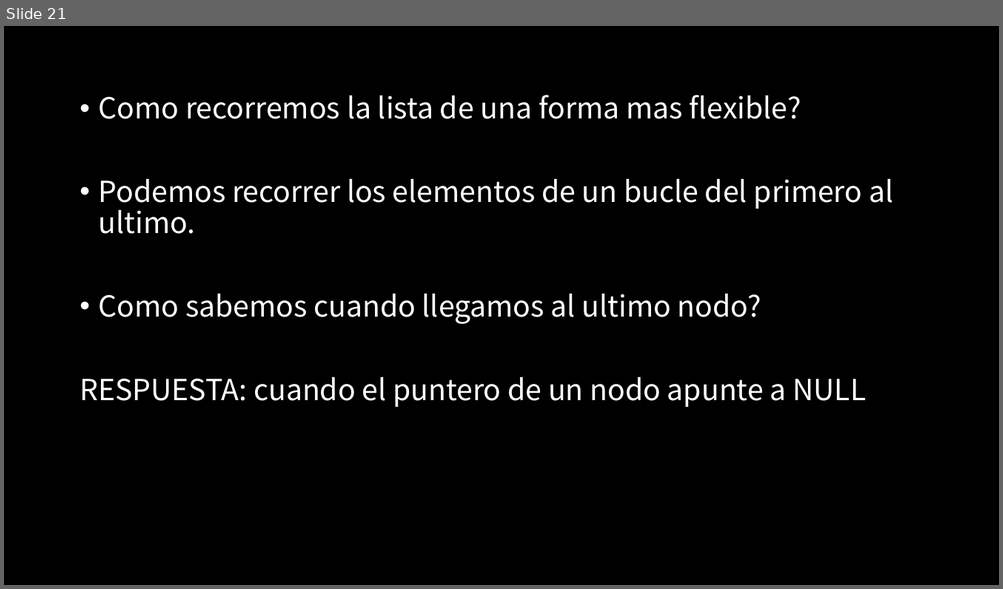
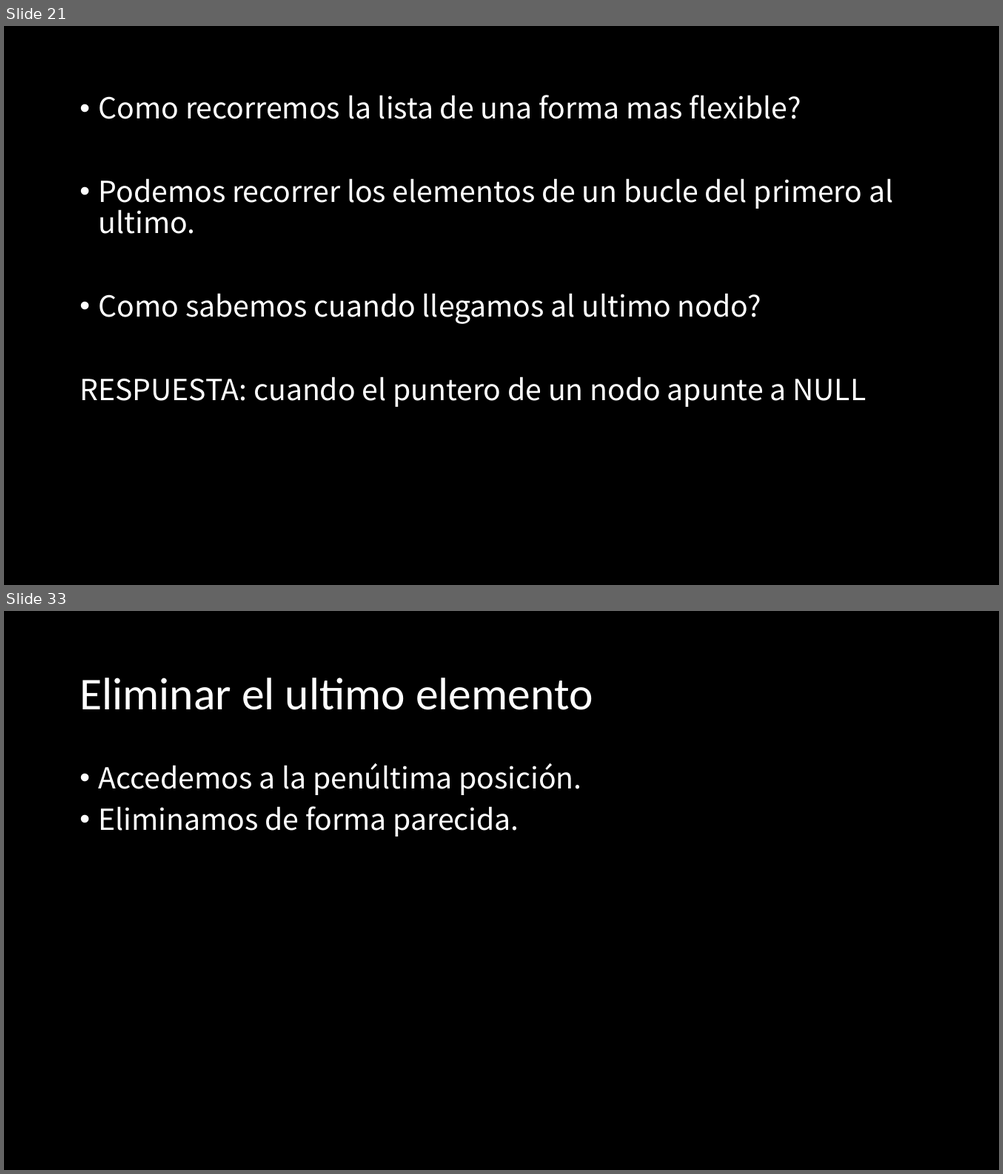
Before and after one commit to jcontrolresearch/DataStructure, a slide deck: Documents/Slides/Chapter_1-LinkedList/[1]Estructura de datos-Listas_enlazadas_intro.pptx. Shown one above the other, each under a label of ours: slide 21 before the commit, slides 21 and 33 after it; the slides between them are not shown. The pictures are 1003x589 and 1003x1174 pixels, drawn with LibreOffice and Linux fonts; fonts in the diff are those of the drawing. Boxes give left, top, right and bottom in pixels: in the first picture for what was removed or moved away, otherwise in the second. Text is boxed around its words. In the diff, an @@ line names an element or a change of style, - is before the commit and + after.

```diff
--- a/Documents/Slides/Chapter_1-LinkedList/[1]Estructura de datos-Listas_enlazadas_intro.pptx
+++ b/Documents/Slides/Chapter_1-LinkedList/[1]Estructura de datos-Listas_enlazadas_intro.pptx
@@ slide 33 added at [4, 611, 999, 1170], background #000000 @@
@@ title added at [79, 678, 592, 710], 44 pt, text #FFFFFF @@
+Eliminar el ultimo elemento
@@ text added at [99, 763, 581, 837], 28 pt, text #FFFFFF @@
+• Accedemos a la penúltima posición.
+• Eliminamos de forma parecida.
```
Also in this commit, not shown: 15 other slides added, 5 other files.
